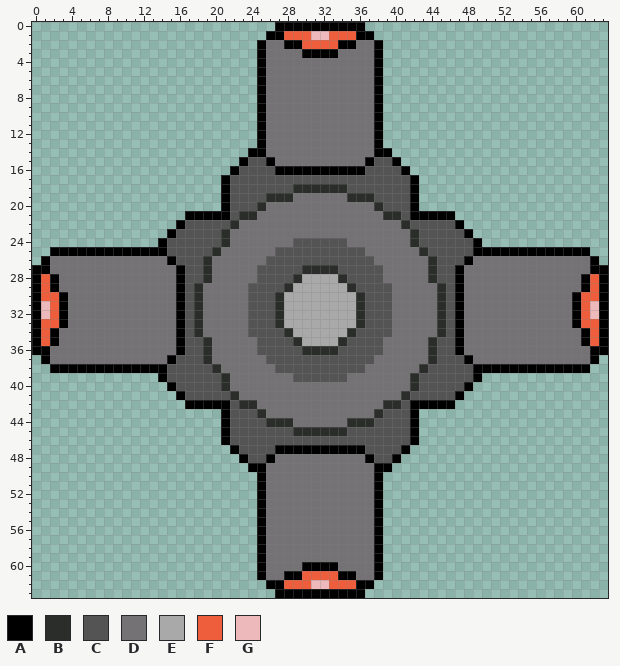
Pixel-art file, stored at Assets/Enemies/Globbel.aseprite. Above is the file before it was changed.
64x64 pixels, 1 frame.
Visible layers, top first: "Pivot", "GunBarrels".
Palette (. is transparent): A #000000  B #2b2d2a  C #545454  D #747274  E #a9a9a9  F #ee5e3d  G #edb9ba
Pixels before (only the part around the change), first column x 0:
 0 ...........................AAAAAAAAAA...........................
 1 ..........................AAFFFGGFFFAA..........................
 2 .........................ADDAAFFFFAADDA.........................
 3 .........................ADDDDAAAADDDDA.........................
 4 .........................ADDDDDDDDDDDDA.........................
 5 .........................ADDDDDDDDDDDDA.........................
 6 .........................ADDDDDDDDDDDDA.........................
 7 .........................ADDDDDDDDDDDDA.........................
 8 .........................ADDDDDDDDDDDDA.........................
 9 .........................ADDDDDDDDDDDDA.........................
10 .........................ADDDDDDDDDDDDA.........................
11 .........................ADDDDDDDDDDDDA.........................
12 .........................ADDDDDDDDDDDDA.........................
13 .........................ADDDDDDDDDDDDA.........................
14 ........................AADDDDDDDDDDDDAA........................
15 .......................ACCADDDDDDDDDDACCA.......................
16 ......................ACCCCAAAAAAAAAACCCCA......................
17 .....................ACCCCCCCCCCCCCCCCCCCCA.....................
18 .....................ACCCCCCCBBBBBBCCCCCCCA.....................
19 .....................ACCCCBBBDDDDDDBBBCCCCA.....................
20 .....................ACCCBDDDDDDDDDDDDBCCCA.....................
21 .................AAAAACBBDDDDDDDDDDDDDDBBCAAAAA.................
22 ................ACCCCCBDDDDDDDDDDDDDDDDDDBCCCCCA................
23 ...............ACCCCCBDDDDDDDDDDDDDDDDDDDDBCCCCCA...............
24 ..............ACCCCCCBDDDDDDDCCCCCCDDDDDDDBCCCCCCA..............
25 ..AAAAAAAAAAAAACCCCCBDDDDDDCCCCCCCCCCDDDDDDBCCCCCAAAAAAAAAAAAA..
26 .ADDDDDDDDDDDDDACCCBDDDDDDCCCCCCCCCCCCDDDDDDBCCCADDDDDDDDDDDDDA.
27 AADDDDDDDDDDDDDDACCBDDDDDCCCCCBBBBCCCCCDDDDDBCCADDDDDDDDDDDDDDAA
28 AFADDDDDDDDDDDDDACCBDDDDDCCCCBEEEEBCCCCDDDDDBCCADDDDDDDDDDDDDAFA
29 AFADDDDDDDDDDDDDACBDDDDDCCCCBEEEEEEBCCCCDDDDDBCADDDDDDDDDDDDDAFA
30 AFFADDDDDDDDDDDDACBDDDDDCCCBEEEEEEEEBCCCDDDDDBCADDDDDDDDDDDDAFFA
31 AGFADDDDDDDDDDDDACBDDDDDCCCBEEEEEEEEBCCCDDDDDBCADDDDDDDDDDDDAFGA
32 AGFADDDDDDDDDDDDACBDDDDDCCCBEEEEEEEEBCCCDDDDDBCADDDDDDDDDDDDAFGA
33 AFFADDDDDDDDDDDDACBDDDDDCCCBEEEEEEEEBCCCDDDDDBCADDDDDDDDDDDDAFFA
34 AFADDDDDDDDDDDDDACBDDDDDCCCCBEEEEEEBCCCCDDDDDBCADDDDDDDDDDDDDAFA
35 AFADDDDDDDDDDDDDACCBDDDDDCCCCBEEEEBCCCCDDDDDBCCADDDDDDDDDDDDDAFA
36 AADDDDDDDDDDDDDDACCBDDDDDCCCCCBBBBCCCCCDDDDDBCCADDDDDDDDDDDDDDAA
37 .ADDDDDDDDDDDDDACCCBDDDDDDCCCCCCCCCCCCDDDDDDBCCCADDDDDDDDDDDDDA.
38 ..AAAAAAAAAAAAACCCCCBDDDDDDCCCCCCCCCCDDDDDDBCCCCCAAAAAAAAAAAAA..
39 ..............ACCCCCCBDDDDDDDCCCCCCDDDDDDDBCCCCCCA..............
40 ...............ACCCCCBDDDDDDDDDDDDDDDDDDDDBCCCCCA...............
41 ................ACCCCCBDDDDDDDDDDDDDDDDDDBCCCCCA................
42 .................AAAAACBBDDDDDDDDDDDDDDBBCAAAAA.................
43 .....................ACCCBDDDDDDDDDDDDBCCCA.....................
44 .....................ACCCCBBBDDDDDDBBBCCCCA.....................
45 .....................ACCCCCCCBBBBBBCCCCCCCA.....................
46 .....................ACCCCCCCCCCCCCCCCCCCCA.....................
47 ......................ACCCCAAAAAAAAAACCCCA......................
48 .......................ACCADDDDDDDDDDACCA.......................
49 ........................AADDDDDDDDDDDDAA........................
50 .........................ADDDDDDDDDDDDA.........................
51 .........................ADDDDDDDDDDDDA.........................
52 .........................ADDDDDDDDDDDDA.........................
53 .........................ADDDDDDDDDDDDA.........................
54 .........................ADDDDDDDDDDDDA.........................
55 .........................ADDDDDDDDDDDDA.........................
56 .........................ADDDDDDDDDDDDA.........................
57 .........................ADDDDDDDDDDDDA.........................
58 .........................ADDDDDDDDDDDDA.........................
59 .........................ADDDDDDDDDDDDA.........................
60 .........................ADDDDAAAADDDDA.........................
61 .........................ADDAAFFFFAADDA.........................
62 ..........................AAFFFGGFFFAA..........................
63 ...........................AAAAAAAAAA...........................
After the commit:
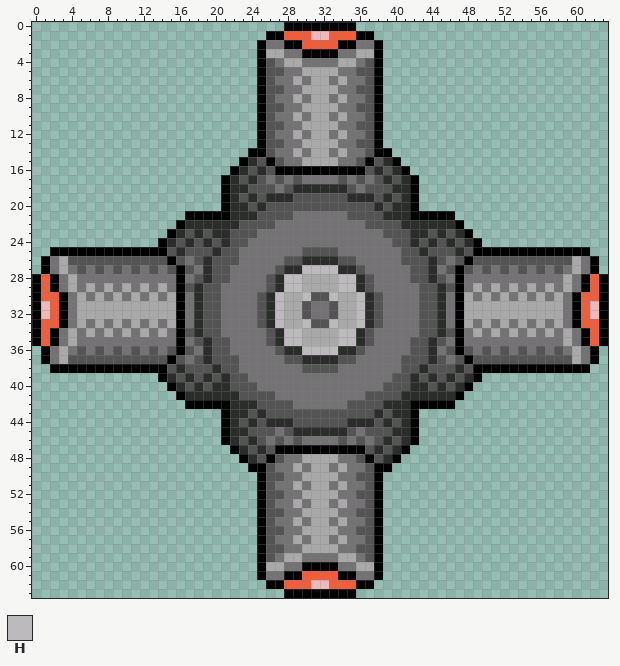
Colours new in this view: H #bcbabc
Log entry: No Ticket: Player and Globbel visual polish
Edits made:
Changed rows in their new state; - is an unchanged pixel.
Layers "Pivot", "GunBarrels":
first column x 0:
 0 ---------------------------.--------.---------------------------
 3 --------------------------EE--------EE--------------------------
 4 --------------------------C-EE----EE-C--------------------------
 5 --------------------------CC--EEEE--CC--------------------------
 6 --------------------------C--E-EE-E--C--------------------------
 7 --------------------------CC--EEEE--CC--------------------------
 8 --------------------------C--E-EE-E--C--------------------------
 9 --------------------------CC--EEEE--CC--------------------------
10 --------------------------C--E-EE-E--C--------------------------
11 --------------------------CC--EEEE--CC--------------------------
12 --------------------------C--E-EE-E--C--------------------------
13 --------------------------CC--EEEE--CC--------------------------
14 --------------------------C--E-EE-E--C--------------------------
15 ------------------------B--C--EEEE--C--B------------------------
16 -----------------------B-B------------B-B-----------------------
17 ----------------------B-B-D-D-DDDD-D-D-B-B----------------------
18 ----------------------BB---D--------D---BB----------------------
19 ----------------------B-B----CCCCCC----B-B----------------------
20 ----------------------BB--CCCCCCCCCCCC--BB----------------------
21 ----------------------B--CCCC------CCCC--B----------------------
22 -----------------BBBBB-CCCC----------CCCC-BBBBB-----------------
23 ----------------B-B-B-CCC--------------CCC-B-B-B----------------
24 ---------------B-B-B--CC-----DDDDDD-----CC--B-B-B---------------
25 ----------------B----CC----DDD----DDD----CC----B----------------
26 ---ECCCCCCCCCCC--D--CCC---DD--BBBB--DD---CCC--D--CCCCCCCCCCCE---
27 .--E-C-C-C-C-C-C--D-CC---DD-BBHHHHBB-DD---CC-D--C-C-C-C-C-C-E--.
28 ----E------------D--CC---D-BHH----HHB-D---CC--D------------E----
29 ----E-E-E-E-E-E----CC---DD-BHH----HHB-DD---CC----E-E-E-E-E-E----
30 -----E-E-E-E-E-E-D-CC---D-BH--HCCH--HB-D---CC-D-E-E-E-E-E-E-----
31 -----EEEEEEEEEEE-D-CC---D-BH--CDDC--HB-D---CC-D-EEEEEEEEEEE-----
32 -----EEEEEEEEEEE-D-CC---D-BH--CDDC--HB-D---CC-D-EEEEEEEEEEE-----
33 -----E-E-E-E-E-E-D-CC---D-BH--HCCH--HB-D---CC-D-E-E-E-E-E-E-----
34 ----E-E-E-E-E-E----CC---DD-BHH----HHB-DD---CC----E-E-E-E-E-E----
35 ----E------------D--CC---D-BHH----HHB-D---CC--D------------E----
36 .--E-C-C-C-C-C-C--D-CC---DD-BBHHHHBB-DD---CC-D--C-C-C-C-C-C-E--.
37 ---ECCCCCCCCCCC--D--CCC---DD--BBBB--DD---CCC--D--CCCCCCCCCCCE---
38 ----------------B----CC----DDD----DDD----CC----B----------------
39 ---------------B-B-B--CC-----DDDDDD-----CC--B-B-B---------------
40 ----------------B-B-B-CCC--------------CCC-B-B-B----------------
41 -----------------BBBBB-CCCC----------CCCC-BBBBB-----------------
42 ----------------------B--CCCC------CCCC--B----------------------
43 ----------------------BB--CCCCCCCCCCCC--BB----------------------
44 ----------------------B-B----CCCCCC----B-B----------------------
45 ----------------------BB---D--------D---BB----------------------
46 ----------------------B-B-D-D-DDDD-D-D-B-B----------------------
47 -----------------------B-B------------B-B-----------------------
48 ------------------------B--C--EEEE--C--B------------------------
49 --------------------------C--E-EE-E--C--------------------------
50 --------------------------CC--EEEE--CC--------------------------
51 --------------------------C--E-EE-E--C--------------------------
52 --------------------------CC--EEEE--CC--------------------------
53 --------------------------C--E-EE-E--C--------------------------
54 --------------------------CC--EEEE--CC--------------------------
55 --------------------------C--E-EE-E--C--------------------------
56 --------------------------CC--EEEE--CC--------------------------
57 --------------------------C--E-EE-E--C--------------------------
58 --------------------------CC--EEEE--CC--------------------------
59 --------------------------C-EE----EE-C--------------------------
60 --------------------------EE--------EE--------------------------
63 ---------------------------.--------.---------------------------
Where, in picture pixels (left, top, right, bottom), the same in both pictures:
changed: (32, 22, 608, 598)
